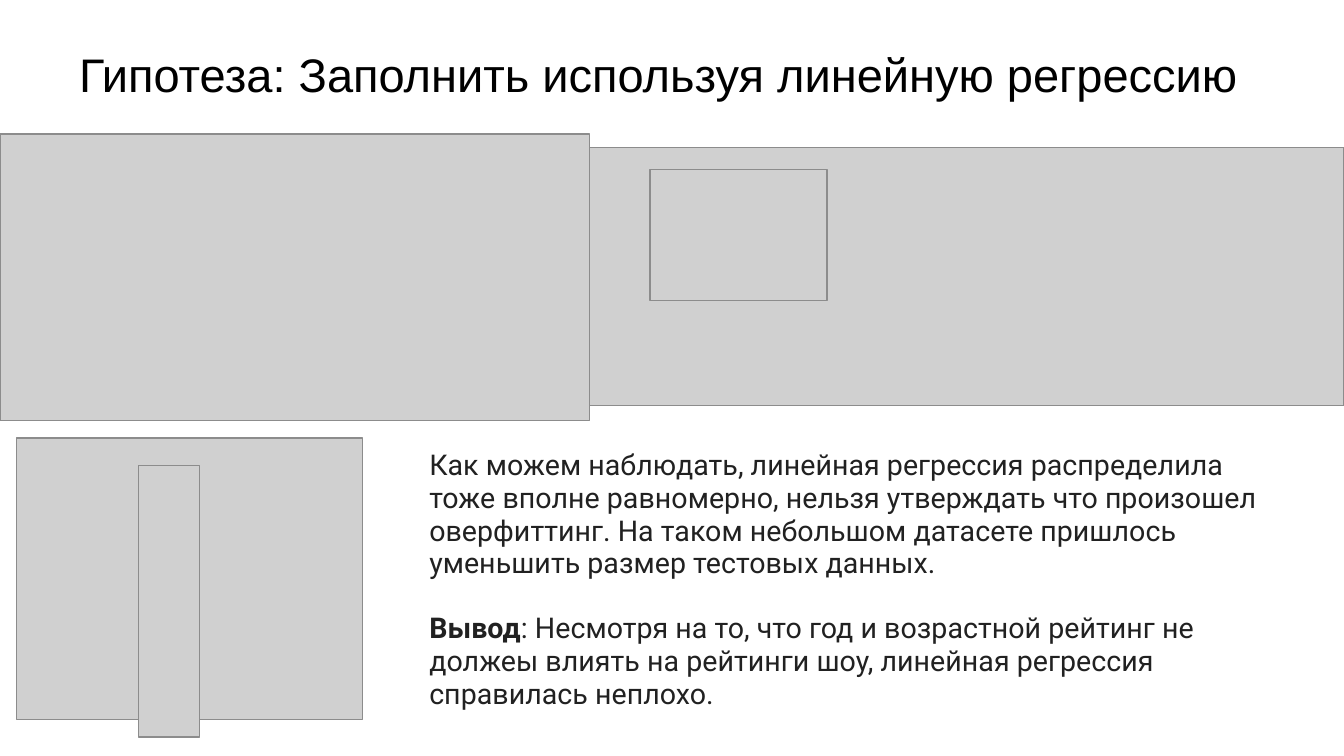
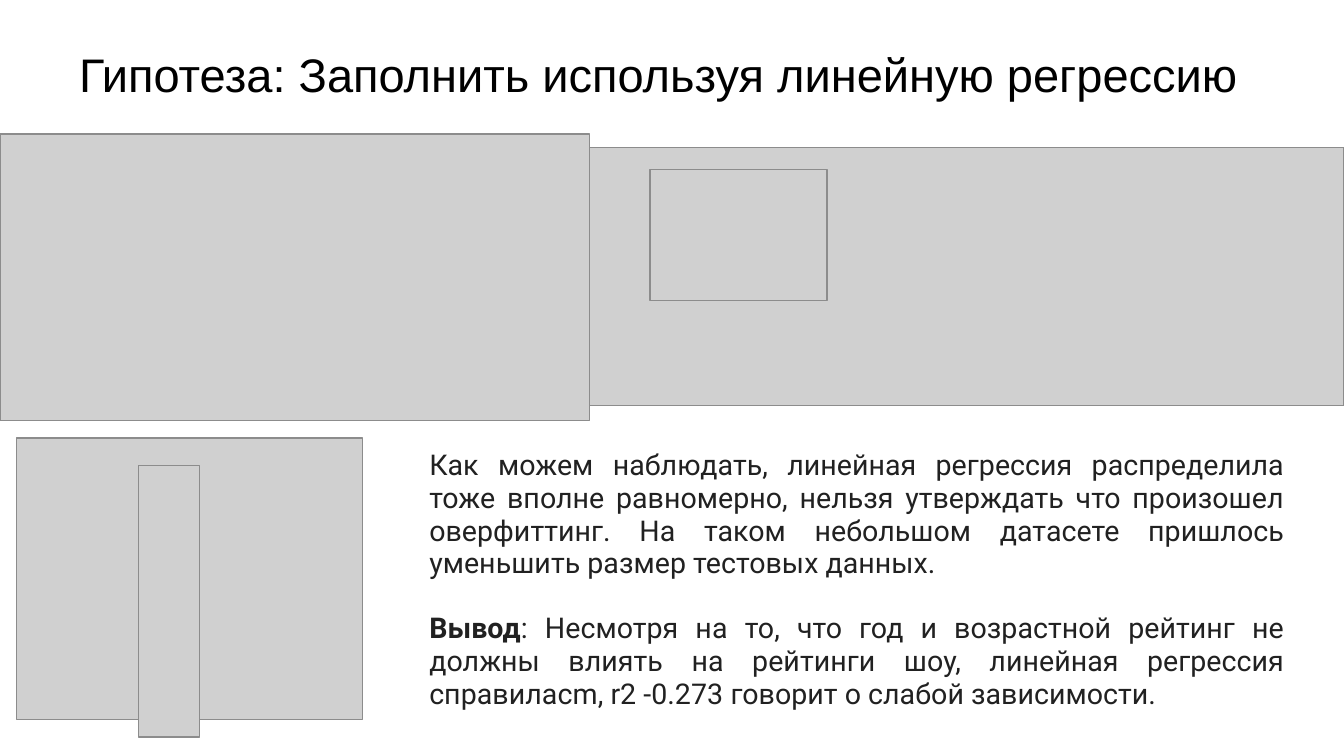
Before and after one commit to Dimildizio/DS_course, a slide deck: slide 25 of EDA_group_slides.pptx. Drawn at 1344x756 pixels with LibreOffice and Linux fonts; fonts in the diff are those of the drawing; grey boxes stand for pictures. Boxes give left, top, right and bottom in pixels: in the first picture for what was removed or moved away, otherwise in the second. Text is boxed around its words. In the diff, an @@ line names an element or a change of style, - is before the commit and + after.

```diff
--- a/EDA_group_slides.pptx
+++ b/EDA_group_slides.pptx
@@ text at box(429, 453, 1284, 579): alignment left to justified @@
@@ text at box(429, 617, 1284, 710): text changed @@
-Вывод: Несмотря на то, что год и возрастной рейтинг не должеы влиять на рейтинги шоу, линейная регрессия справилась неплохо.
+Вывод: Несмотря на то, что год и возрастной рейтинг не должны влиять на рейтинги шоу, линейная регрессия справилаcm, r2 -0.273 говорит о слабой зависимости.
```
Also in this commit, not shown: 2 other slides changed.
